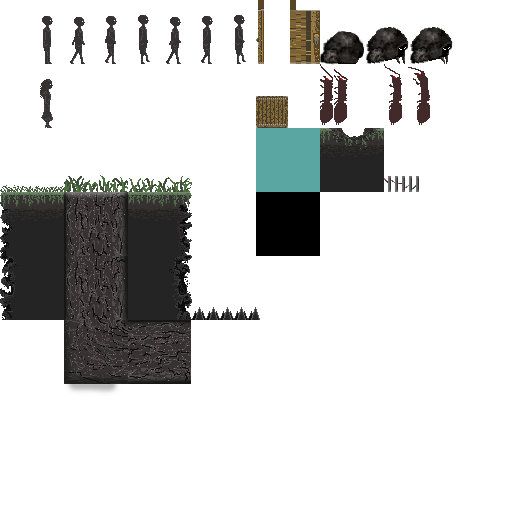
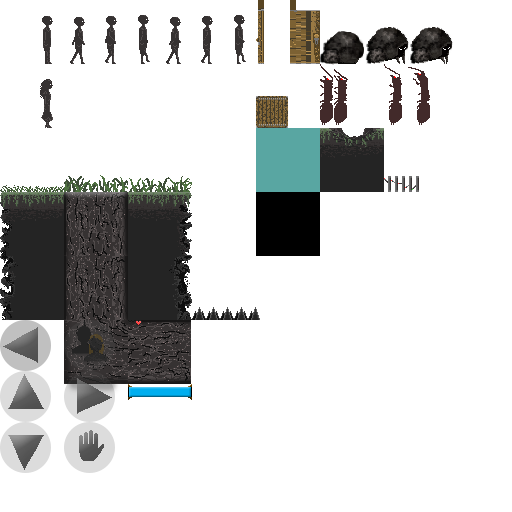
Layers edited between the first and the second 512px x 512px image:
showed group "UI" (17 layers) over [0, 320, 192, 473]
added layer "EnergyBar" in group "UI" over [129, 387, 191, 397]
added layer "EnergyBarBG" in group "UI" over [128, 384, 192, 400]
